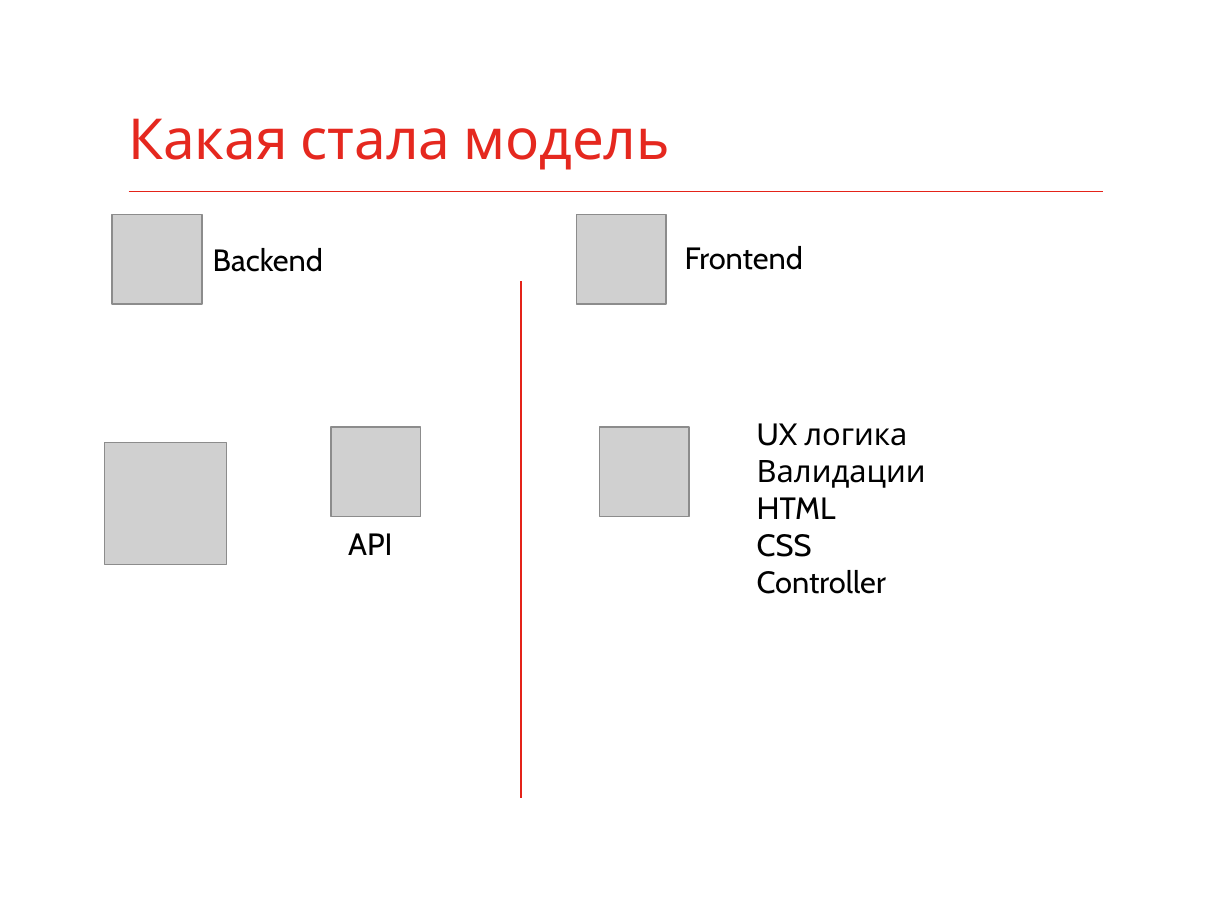
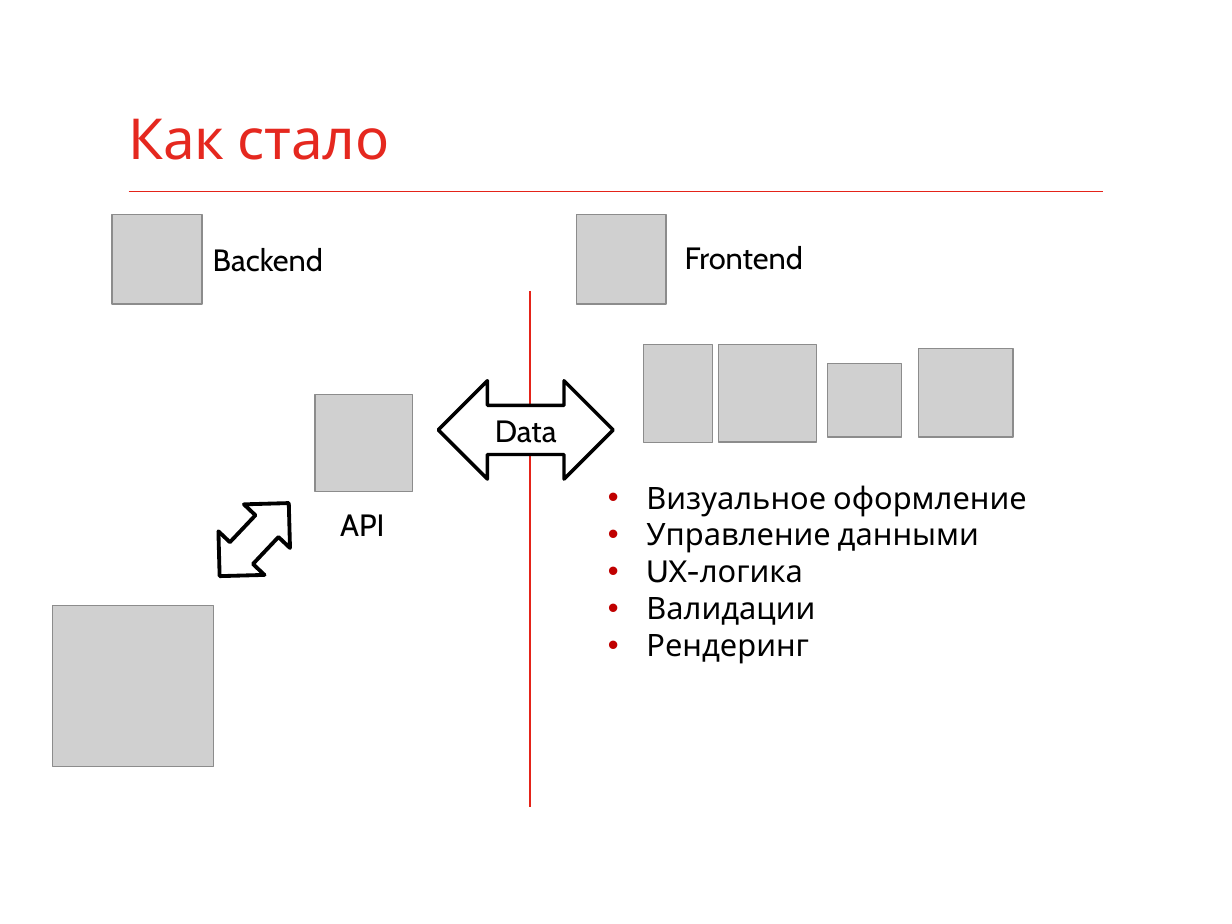
Before and after one commit to fmx1k/konfur-summer-2017-slides, a slide deck: slide 13 of Slides/Backend vs Frontend.pptx. Drawn at 1232x924 pixels with LibreOffice and Linux fonts; fonts in the diff are those of the drawing; grey boxes stand for pictures. Boxes give left, top, right and bottom in pixels: in the first picture for what was removed or moved away, otherwise in the second. Text is boxed around its words. In the diff, an @@ line names an element or a change of style, - is before the commit and + after.

```diff
--- a/Slides/Backend vs Frontend.pptx
+++ b/Slides/Backend vs Frontend.pptx
@@ title at box(128, 118, 389, 160): text changed @@
-Какая стала модель
+Как стало
@@ line moved from (521, 281) - (521, 798) to (530, 291) - (530, 807) @@
@@ picture added at box(643, 345, 712, 444) @@
@@ picture added at box(718, 345, 816, 442) @@
@@ picture added at box(918, 349, 1013, 437) @@
@@ left right arrow added at box(439, 381, 614, 479), fill #FFFFFF, outline #000000 2 pt, 18 pt, text #000000 @@
+Data
@@ picture added at box(828, 363, 902, 437) @@
@@ picture added at box(315, 394, 413, 492) @@
@@ picture removed at box(105, 442, 227, 564) @@
@@ picture removed at box(331, 428, 421, 517) @@
@@ picture removed at box(599, 428, 689, 517) @@
@@ text removed at box(757, 423, 926, 594) @@
-UX логика
-Валидации
-HTML
-CSS
-Controller
@@ left right arrow added at box(197, 481, 313, 598), outline #000000 2.25 pt @@
@@ text "API": place and size @@
-text "API" at box(348, 533, 392, 555)
+text "API" at box(340, 514, 384, 536)
@@ text added at box(646, 485, 1027, 664), 18 pt, text #000000 @@
+• Визуальное оформление
+• Управление данными
+• UX-логика
+• Валидации
+• Рендеринг
@@ picture added at box(53, 606, 214, 768) @@
```
Also in this commit, not shown: 1 other slide changed, 1 other file.
